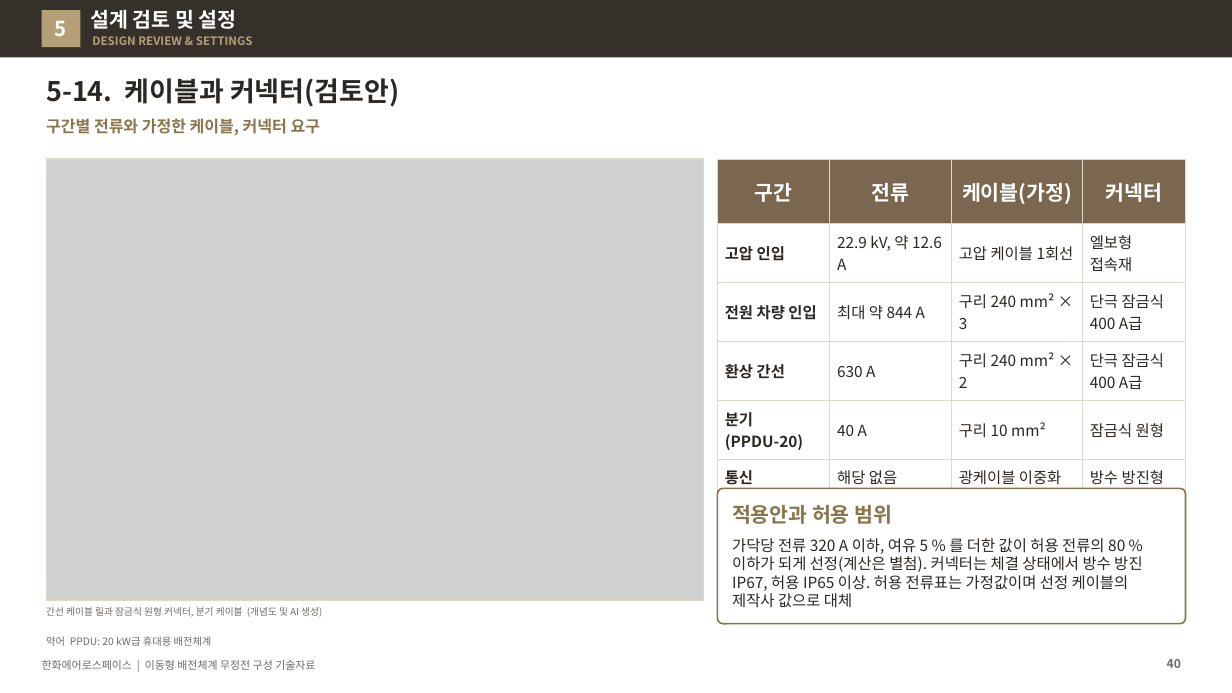
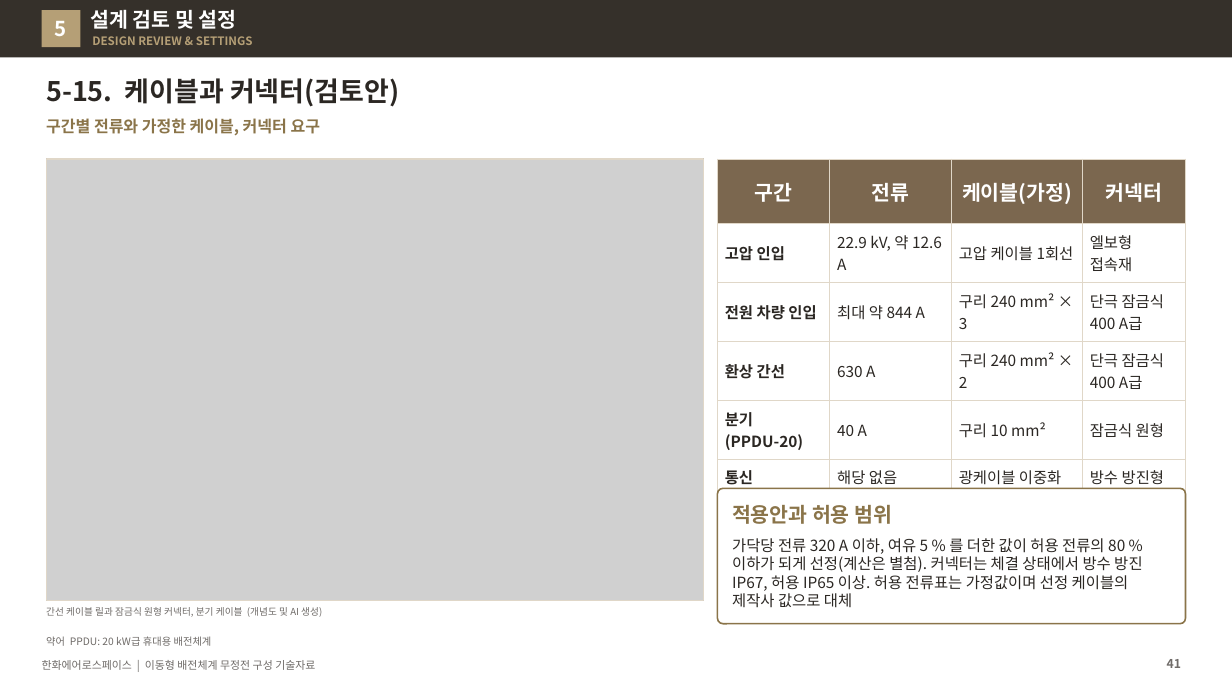
Before and after one commit to byunjd112-hue/headroom, a slide deck: slide 41 of mobile_ems/docs/out/IFPS_이동형배전체계_무정전구성_기술자료_Rev72.pptx (slide 40 before the commit). Drawn at 1232x693 pixels with LibreOffice and Linux fonts; fonts in the diff are those of the drawing; grey boxes stand for pictures. Boxes give left, top, right and bottom in pixels: in the first picture for what was removed or moved away, otherwise in the second. Text is boxed around its words. In the diff, an @@ line names an element or a change of style, - is before the commit and + after.

```diff
--- a/mobile_ems/docs/out/IFPS_이동형배전체계_무정전구성_기술자료_Rev72.pptx
+++ b/mobile_ems/docs/out/IFPS_이동형배전체계_무정전구성_기술자료_Rev72.pptx
@@ title at (x1=46, y1=78, x2=399, y2=107): text changed @@
-5-14. 케이블과 커넥터(검토안)
+5-15. 케이블과 커넥터(검토안)
@@ page number at (x1=1167, y1=659, x2=1181, y2=668): text changed @@
-40
+41
```
Also in this commit, not shown: 16 other slides changed, 2 slides added, 4 other files.
